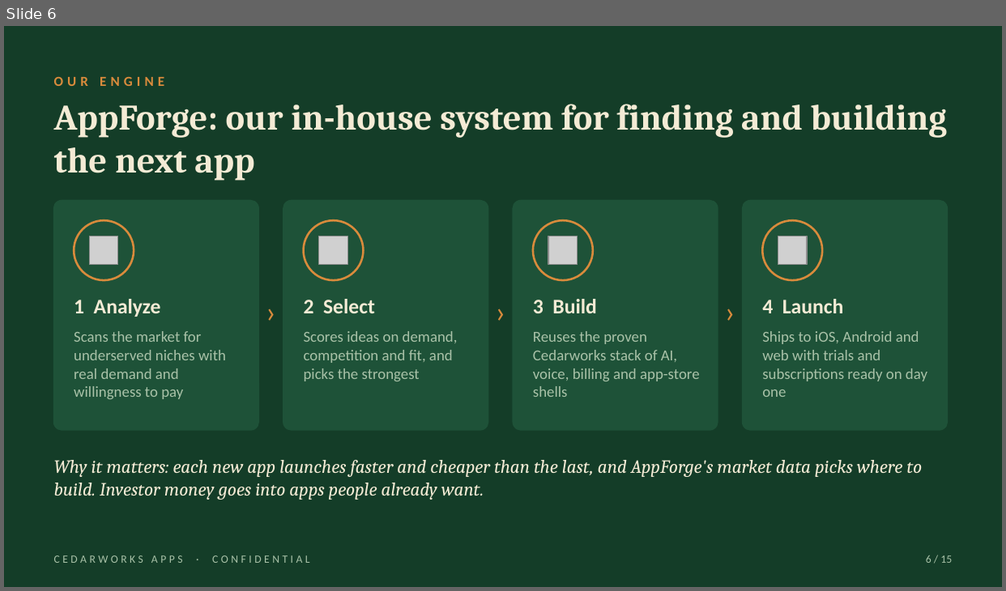
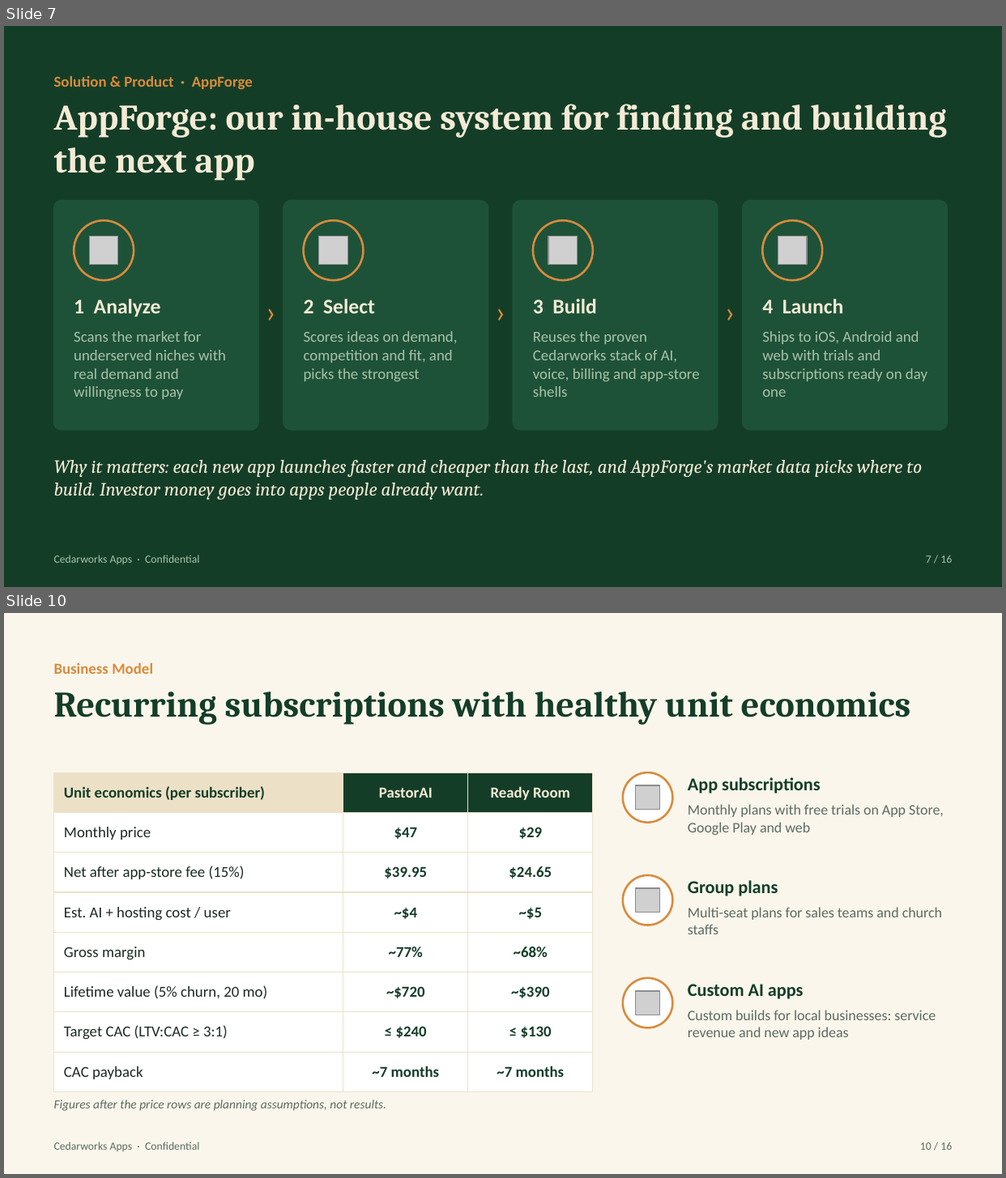
Before and after one commit to Pastorai1/Cedarworksapps, a slide deck: pitch-deck/Cedarworks-Apps-Pitch-Deck.pptx. Shown one above the other, each under a label of ours: slide 6 before the commit, slides 7 and 10 after it; the slides between them are not shown. The pictures are 1006x591 and 1006x1178 pixels, drawn with LibreOffice and Linux fonts; fonts in the diff are those of the drawing; grey boxes stand for pictures. Boxes give left, top, right and bottom in pixels: in the first picture for what was removed or moved away, otherwise in the second. Text is boxed around its words. In the diff, an @@ line names an element or a change of style, - is before the commit and + after.

```diff
--- a/pitch-deck/Cedarworks-Apps-Pitch-Deck.pptx
+++ b/pitch-deck/Cedarworks-Apps-Pitch-Deck.pptx
@@ slide 10 added at [4,613,1002,1174], background #FAF6EC @@
@@ text added at [54,663,153,674], 11 pt, text #D98B3C, bold @@
+Business Model
@@ text added at [54,692,911,725], 26 pt, text #143D28, bold @@
+Recurring subscriptions with healthy unit economics
@@ table added at [54,773,593,1083], 8 rows, 3 columns @@
+Unit economics (per subscriber) | PastorAI | Ready Room
+Monthly price | $47 | $29
+Net after app-store fee (15%) | $39.95 | $24.65
+Est. AI + hosting cost / user | ~$4 | ~$5
+Gross margin | ~77% | ~68%
+Lifetime value (5% churn, 20 mo) | ~$720 | ~$390
+Target CAC (LTV:CAC ≥ 3:1) | ≤ $240 | ≤ $130
+CAC payback | ~7 months | ~7 months
@@ ellipse added at [623,773,672,823], fill #FFFFFF, outline #D98B3C 1.5 pt @@
@@ text added at [688,777,820,794], 13 pt, text #143D28, bold @@
+App subscriptions
@@ picture added at [636,786,659,810] @@
@@ text added at [688,804,944,835], 10.5 pt, text #5C6B61 @@
+Monthly plans with free trials on App Store, Google Play and web
@@ ellipse added at [623,875,672,926], fill #FFFFFF, outline #D98B3C 1.5 pt @@
@@ picture added at [636,888,659,913] @@
@@ text added at [688,880,778,897], 13 pt, text #143D28, bold @@
+Group plans
@@ text added at [688,907,942,935], 10.5 pt, text #5C6B61 @@
+Multi-seat plans for sales teams and church staffs
@@ ellipse added at [623,978,672,1029], fill #FFFFFF, outline #D98B3C 1.5 pt @@
@@ picture added at [636,991,659,1015] @@
@@ text added at [688,984,803,999], 13 pt, text #143D28, bold @@
+Custom AI apps
@@ text added at [688,1010,936,1040], 10.5 pt, text #5C6B61 @@
+Custom builds for local businesses: service revenue and new app ideas
@@ text added at [54,1100,386,1111], 9 pt, text #5C6B61, italic @@
+Figures after the price rows are planning assumptions, not results.
@@ text added at [54,1142,199,1152], 8 pt, text #5C6B61 @@
+Cedarworks Apps · Confidential
@@ text added at [920,1143,952,1150], 8 pt, text #5C6B61 @@
+10 / 16
@@ what was slide 6 is now slide 7 @@
@@ slide 7 changed as well @@
@@ text at [54,76,253,89]: text changed; size 10 to 11 pt @@
-OUR ENGINE
+Solution & Product · AppForge
@@ text at [54,555,199,565]: text changed @@
-CEDARWORKS APPS · CONFIDENTIAL
+Cedarworks Apps · Confidential
@@ text at [926,556,952,563]: text changed @@
-6 / 15
+7 / 16
```
Also in this commit, not shown: 11 other slides changed, 3 other slides added, 3 slides removed, 3 other files.
